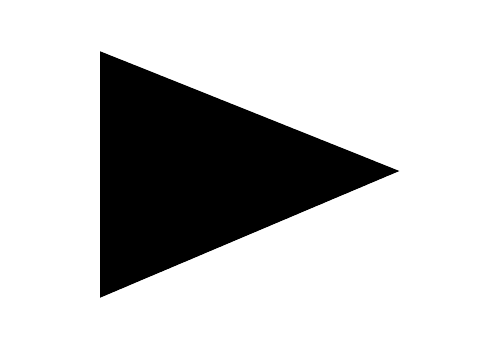
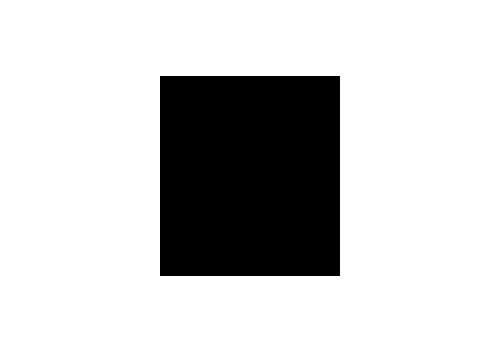
Two versions of the same layered image (500x350). Layer-by-layer changes:
added layer "New Layer#9" above "New Layer#8" over [165, 77, 334, 276]
added layer "New Layer#8" above "New Layer copy#1" over [160, 76, 340, 276]
hid "New Layer" over [100, 51, 400, 298]
